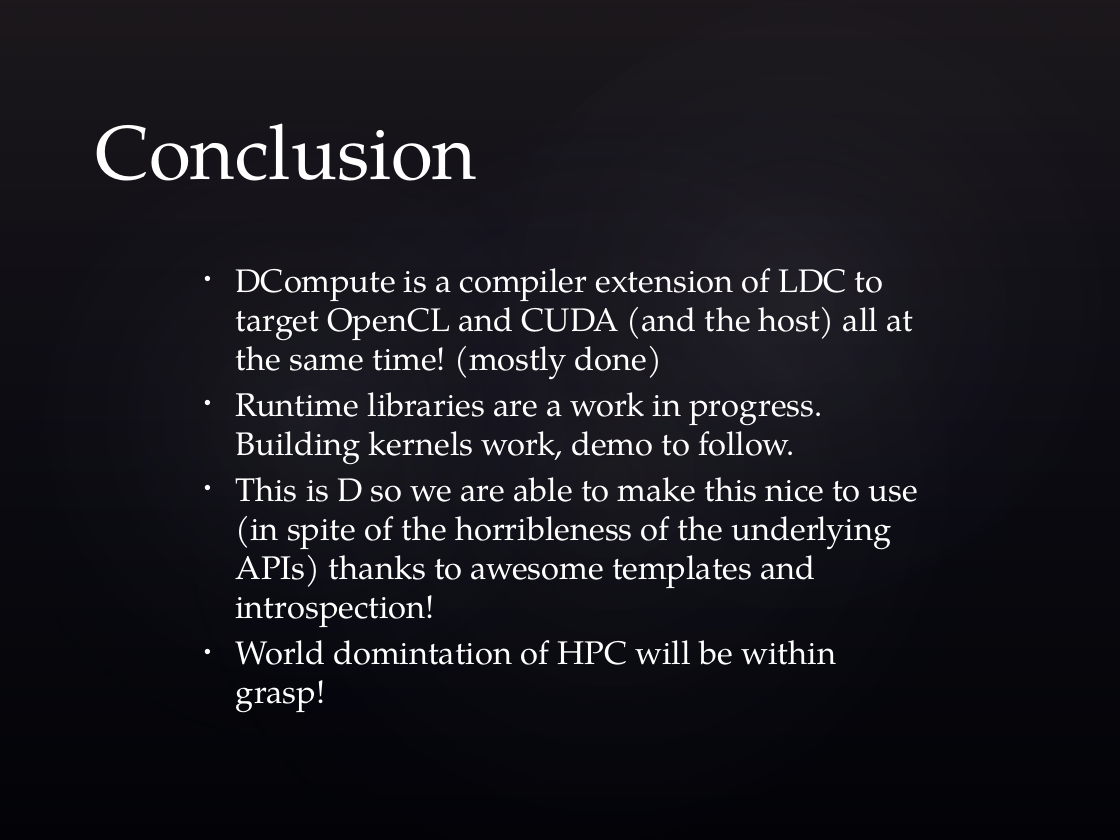
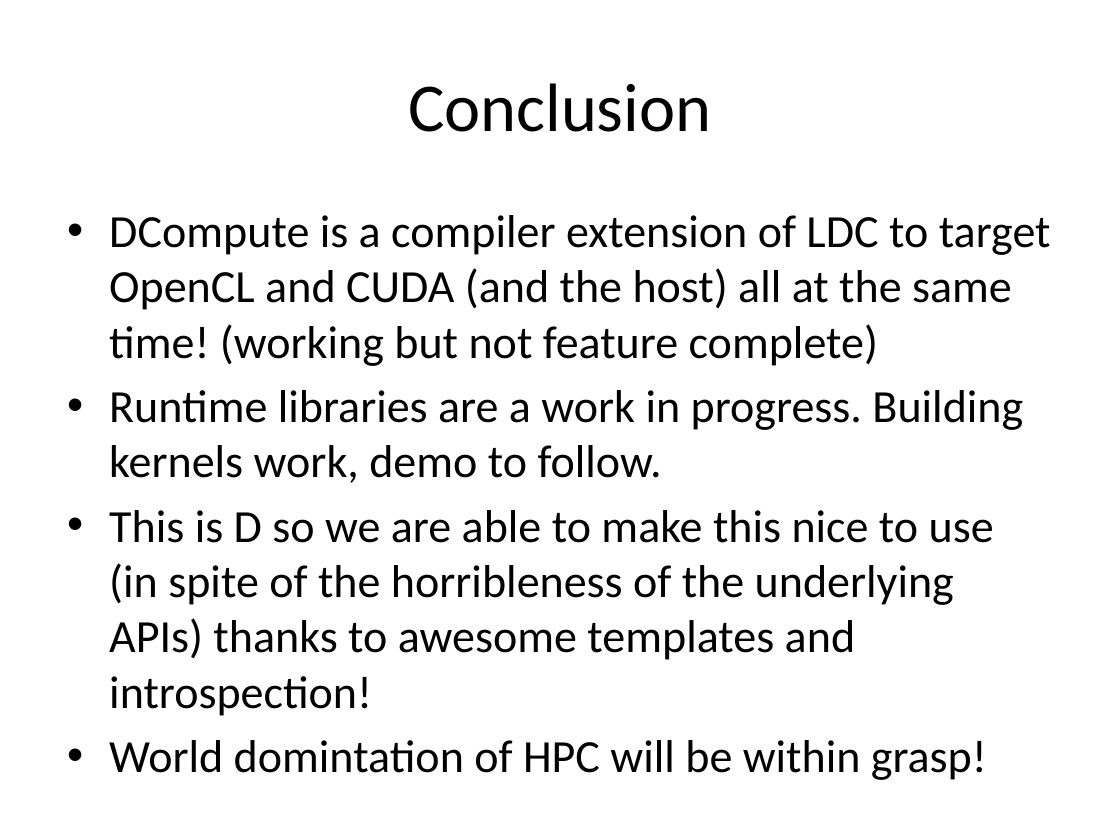
Before and after one commit to dlang/dconf.org, a slide deck: slide 23 of 2017/talks/wilson.pptx (slide 27 before the commit). Drawn at 1120x840 pixels with LibreOffice and Linux fonts; fonts in the diff are those of the drawing; background and template pictures are left out. Boxes give left, top, right and bottom in pixels: in the first picture for what was removed or moved away, otherwise in the second. Text is boxed around its words. In the diff, an @@ line names an element or a change of style, - is before the commit and + after.

```diff
--- a/2017/talks/wilson.pptx
+++ b/2017/talks/wilson.pptx
@@ background picture (left out) to #FFFFFF @@
@@ rectangle removed at bbox=[0, 0, 1120, 840] @@
@@ ellipse removed at bbox=[0, 0, 696, 840] @@
@@ ellipse removed at bbox=[51, 0, 1120, 840] @@
@@ ellipse removed at bbox=[307, 0, 1120, 761] @@
@@ title "Conclusion": place and size @@
-title "Conclusion" at bbox=[95, 123, 477, 181]
+title "Conclusion" at bbox=[408, 83, 711, 132]
@@ title "Conclusion" at bbox=[408, 83, 711, 132]: size 49 to 44 pt, font TeX Gyre Pagella to Calibri, text colour #FFFFFF to #000000; alignment left to centre; vertical alignment bottom to middle @@
@@ text "DCompute is a compiler extension ...": place and size @@
-text "DCompute is a compiler extension ..." at bbox=[236, 268, 918, 713]
+text "DCompute is a compiler extension ..." at bbox=[109, 215, 1051, 772]
@@ text "DCompute is a compiler extension ..." at bbox=[109, 215, 1051, 772]: vertical alignment middle to top @@
@@ text at bbox=[109, 215, 1051, 366]: text changed; size 21 to 29.6 pt; font TeX Gyre Pagella to Calibri; text colour #FFFFFF to #000000 @@
-• DCompute is a compiler extension of LDC to target OpenCL and CUDA (and the host) all at the same time! (mostly done)
+• DCompute is a compiler extension of LDC to target OpenCL and CUDA (and the host) all at the same time! (working but not feature complete)
@@ text at bbox=[109, 390, 1023, 772]: size 21 to 29.6 pt, font TeX Gyre Pagella to Calibri, text colour #FFFFFF to #000000 in "Runtime libraries are a work in progress. ...", "This is D so we are able ...", "World domintation of HPC will be within ..."; indent changed; more space between paragraphs @@
```
Also in this commit, not shown: 21 other slides changed, 3 slides added, 7 slides removed, 1 other file.
